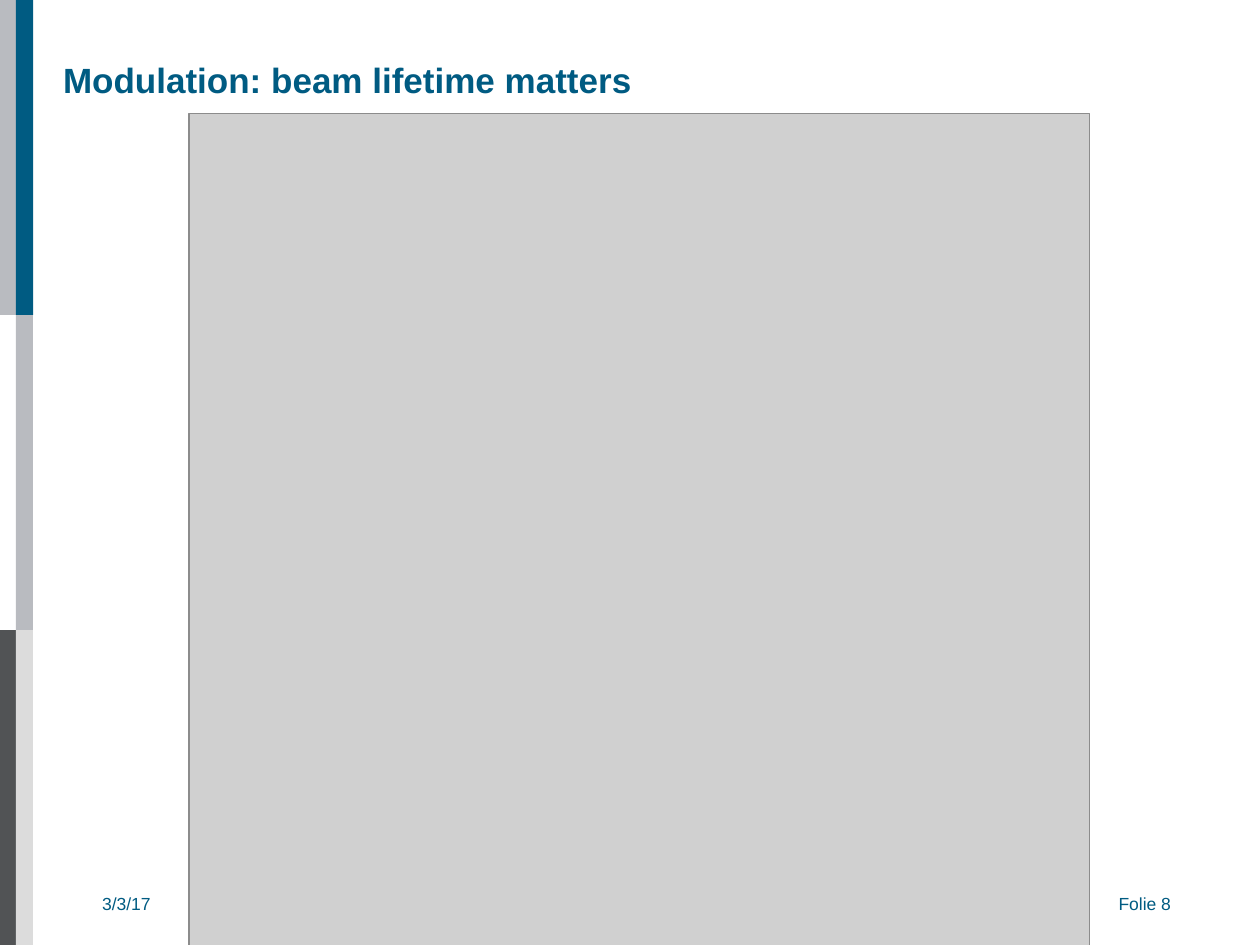
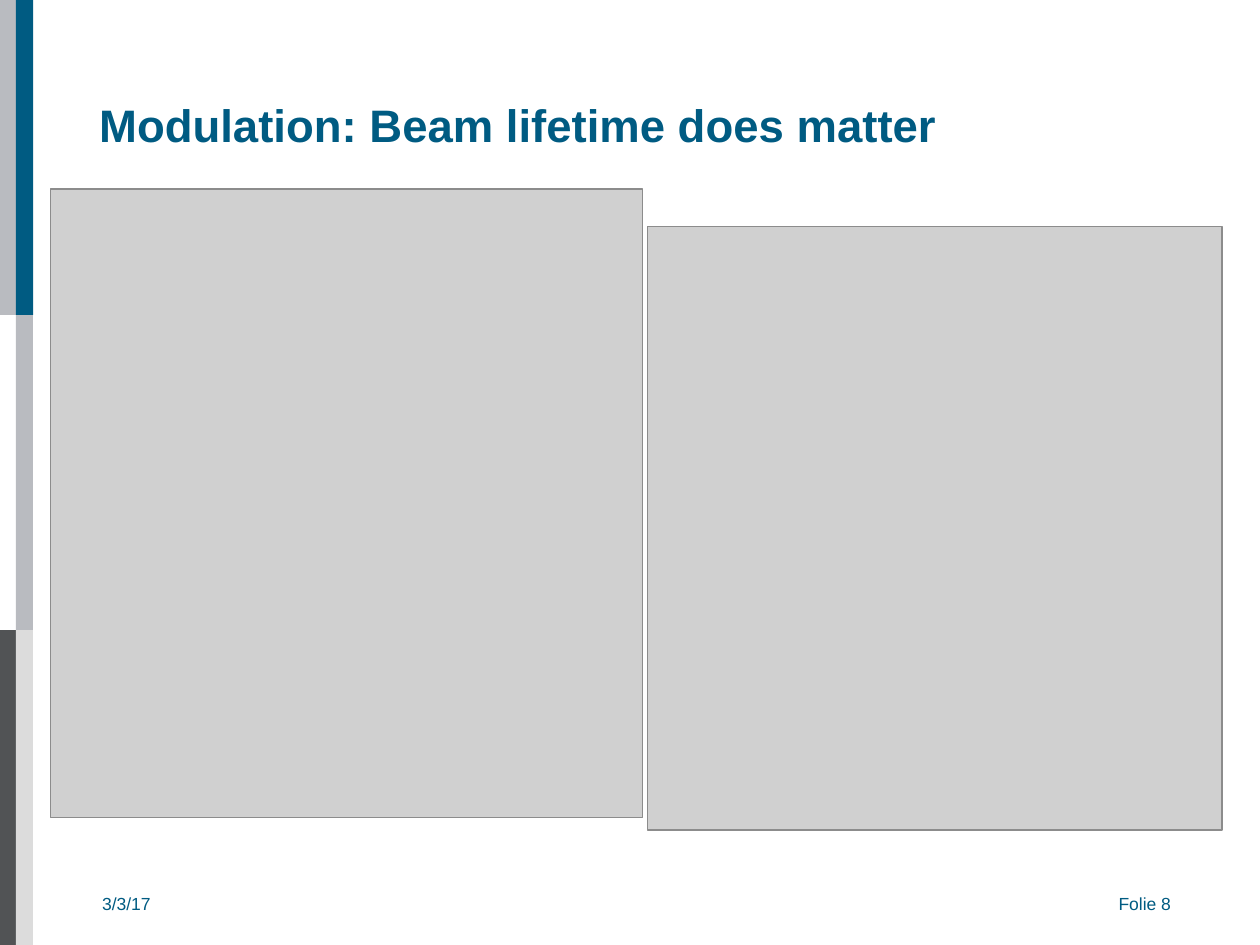
Before and after one commit to AlexAksentyev/EDM, a slide deck: slide 8 of Reports/CM/CM_proto.odp. Drawn at 1260x945 pixels with LibreOffice and Linux fonts; fonts in the diff are those of the drawing; grey boxes stand for pictures; background and template pictures are left out. Boxes give left, top, right and bottom in pixels: in the first picture for what was removed or moved away, otherwise in the second. Text is boxed around its words. In the diff, an @@ line names an element or a change of style, - is before the commit and + after.

```diff
--- a/Reports/CM/CM_proto.odp
+++ b/Reports/CM/CM_proto.odp
@@ title "Modulation: Beam lifetime does matter" at <box>99,109,936,143</box>: vertical alignment bottom to middle @@
@@ title at <box>99,109,936,143</box>: text changed; size 20 to 26 pt @@
-Modulation: beam lifetime matters
+Modulation: Beam lifetime does matter
@@ picture added at <box>50,189,643,818</box> @@
@@ picture: place and size @@
-picture at <box>189,113,1090,945</box>
+picture at <box>648,227,1222,830</box>
```
Also in this commit, not shown: 6 other slides changed, 1 slide added, 1 slide removed, 13 other files.
